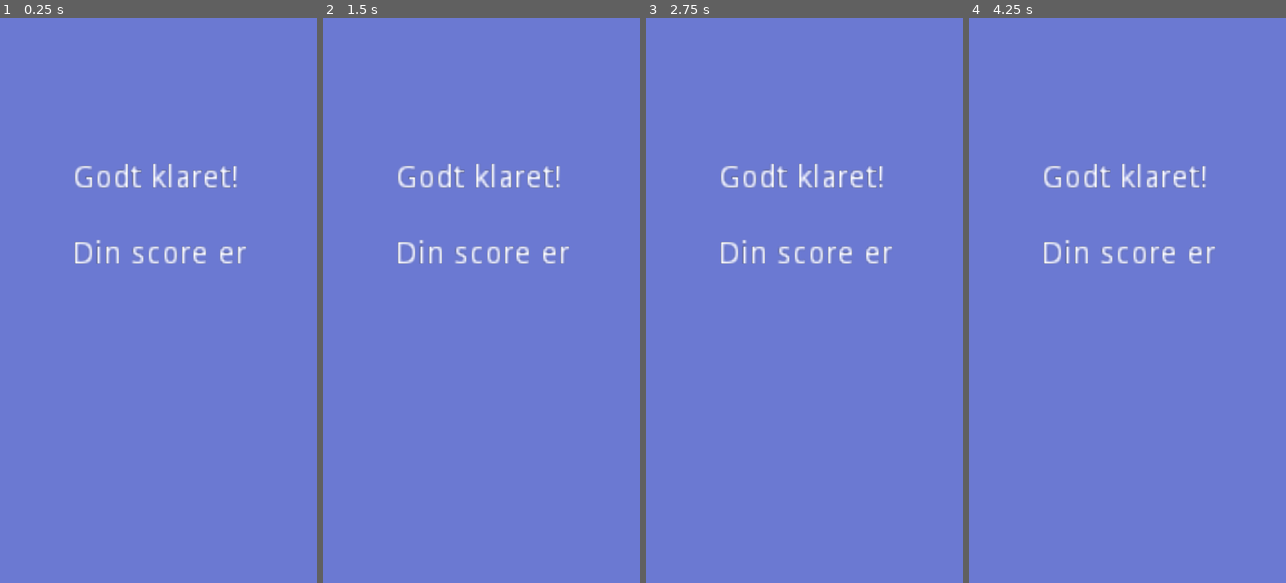
Above: before the commit, frames 1-4 (left to right).
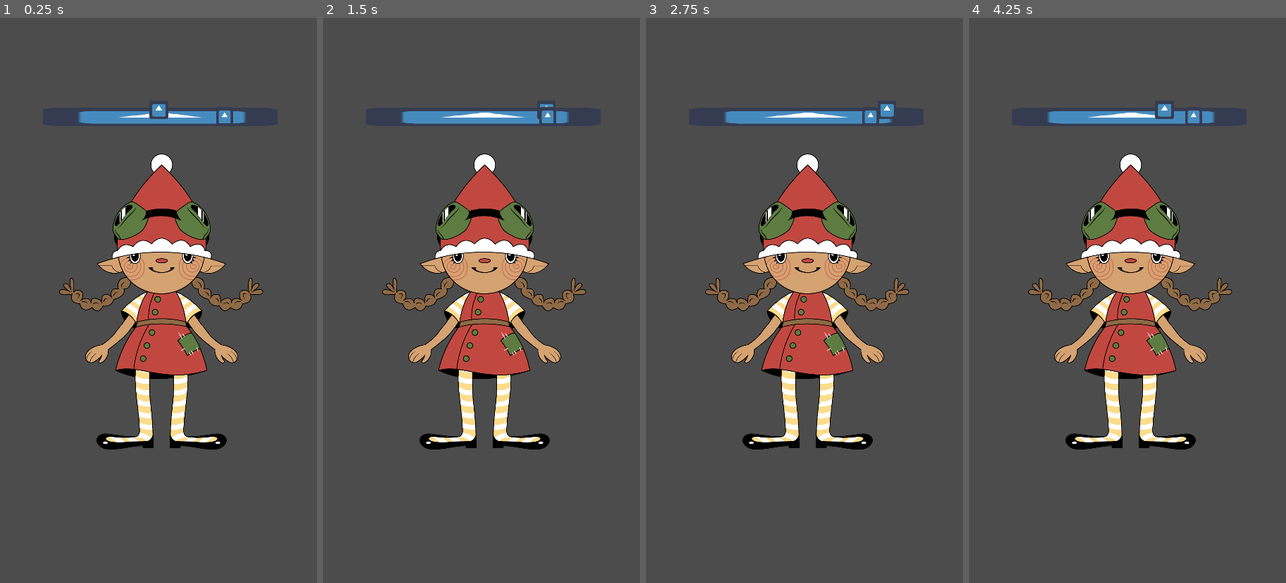
Above: after the commit, the same moments.

Repository: R3moulade/Nissebal-3.0
Game: Godot game, scene res://Main.tscn
The game is run twice, just before and just after one commit, with the same random seed, the same clock (stepped at 60 frames per second) and the same inputs. The engine's default icon, where the game draws it, is replaced by a stand-in: a white triangle on a blue panel in a dark square.
Inputs:
- Up to frame 1 (0.25 s): no input
- Up to frame 2 (1.5 s): tap Enter at 0.5 s; hold Right (move_right) 0.53-1.28 s; hold Left (move_left) from 1.28 s (still down)
- Up to frame 3 (2.75 s): release Left (move_left) at 2.03 s; hold Right (move_right) from 2.03 s (still down)
- Up to frame 4 (4.25 s): tap Space at 3.5 s; release Right (move_right) at 3.53 s; hold Left (move_left) from 3.53 s (still down)

The runs differ from the first frame. In frame 1, 100% of the frame differs, in the area x 0-100%, y 0-100%; in frame 2, 100%; in frame 3, 100%; in frame 4, 100%.
Error after the commit: Invalid set index 'value' (on base: 'TextureProgress') with value of type 'String'. (res://Main.gd:36)

Commit message:
4 maj

Diff:
--- a/Hitbox.gd
+++ b/Hitbox.gd
@@ -1,16 +1,5 @@
 extends Area2D
 class_name Hitbox
 
-
-# Declare member variables here. Examples:
-# var a: int = 2
-# var b: String = "text"
-
-
-# Called when the node enters the scene tree for the first time.
-func _ready() -> void:
-	pass # Replace with function body.
-
-
 func _on_Hitbox_area_entered(area: Area2D) -> void:
 	pass
--- a/Main.gd
+++ b/Main.gd
@@ -4,13 +4,17 @@
 export (PackedScene) var hitbox_scene
 var hitbox_spawn_location
 var score = 0 setget set_score
-onready var timerLabel = $Slider/TimerLabel
-onready var hudContainer = $HUD/HUDContainer
-onready var countdownTimer = $CountdownTimer
-onready var collisionTimer = $CollisionTimer
-onready var endTimer = $End/EndTimer
-onready var hudTimer = $HUD/HUDContainer/Timer
-onready var hudScore = $HUD/HUDContainer/Score
+var highscore = 0 setget set_highscore
+onready var timerLabel := $Slider/TimerLabel
+onready var hudContainer := $HUD/HUDContainer
+onready var countdownTimer := $CountdownTimer
+onready var collisionTimer := $Slider/CollisionTimer
+onready var endTimer := $End/EndTimer
+onready var hudTimer := $HUD/HUDContainer/Timer
+onready var hudScore := $HUD/HUDContainer/Score
+onready var animations := $AnimationPlayer
+var time_now = 0
+var time_start = 0
 
 func _ready():
 	randomize()
@@ -18,32 +22,44 @@
 	timerLabel.hide()
 	hudContainer.hide()
 	self.score = -10
+	$Slider/CollisionProgress.value = 0.0
 
 
 func _process(delta: float) -> void:
-	timerLabel.text = str(int(collisionTimer.time_left + 1))
+	time_now = OS.get_unix_time()
+	var elapsed = time_now - time_start
+	var seconds = elapsed % 60
+	var str_elapsed = "%2.0d" % seconds
+	print("elapsed : ", str_elapsed)
+
 	hudTimer.text = str(int(countdownTimer.time_left))
+	$Slider/CollisionProgress.value = str_elapsed
 
 #func _set(property: String, value) -> bool:
 
 func _on_CollisionTimer_timeout():
-	var hitbox = hitbox_scene.instance()
+	#if the end scene is not playing...
+	#prevents a bug on the animationplayer and continuation of play in the background.
+	if animations.get_current_animation() != "EndScene":
+		var hitbox = hitbox_scene.instance()
 
-	#adds a hitbox at a random spot on the path
-	hitbox_spawn_location.unit_offset = randf()
-	hitbox_spawn_location.add_child(hitbox)
-	hitbox.global_position = hitbox_spawn_location.global_position
+		#adds a hitbox at a random spot on the path
+		hitbox_spawn_location.unit_offset = randf()
+		hitbox_spawn_location.add_child(hitbox)
+		hitbox.global_position = hitbox_spawn_location.global_position
 
-	#updates the score. self accesses the setter method
-	self.score += 10
+		#updates the score. self accesses the setter method
+		self.score += 10
+		#character jumps
+		animations.play("Nansen")
 
-	#Removes the hitbox that was collisioned
-	if hitbox_spawn_location.get_child_count() == 2:
-		hitbox.queue_free()
+		#Removes the hitbox that was collisioned
+		if hitbox_spawn_location.get_child_count() == 2:
+			hitbox.queue_free()
 
 #Fires when the score value is changed
-func set_score(value):
-	score = value
+func set_score(s_value):
+	score = s_value
 	hudScore.set_text(str(score))
 	#Game start
 	if score == 0:
@@ -52,19 +68,35 @@
 		countdownTimer.one_shot = true
 		hudContainer.show()
 
+func set_highscore(hs_value):
+	highscore = hs_value
+
+#when the arrow enters the hitbox, start the timer
 func _on_Hitbox_area_entered(area: Area2D) -> void:
 	collisionTimer.start()
 	timerLabel.show()
+	time_start = OS.get_unix_time()
 
+#when the arrow leaves the hitbox, restart the timer
 func _on_Hitbox_area_exited(area: Area2D) -> void:
 	collisionTimer.stop()
 	timerLabel.hide()
+	time_start = 0
 
+#when the game is over
 func _on_CountdownTimer_timeout() -> void:
 	endTimer.start()
 	endTimer.one_shot = true
+	$End/EndContainer/FinalScore.set_text(str(self.score))
+	animations.play("EndScene")
+	#sets the highscore
+	if self.score > self.highscore:
+		highscore = score
+		$End/EndContainer/Highscore.set_text("Ny highscore! \n" + str(self.highscore))
+	else:
+		$End/EndContainer/Highscore.set_text("Highscore \n" + str(self.highscore))
 
-
+#when the full loop of the game is over
 func _on_EndTimer_timeout() -> void:
 	self.score = -10
 	endTimer.one_shot = false
--- a/Main.tscn
+++ b/Main.tscn
@@ -1,13 +1,94 @@
-[gd_scene load_steps=9 format=2]
+[gd_scene load_steps=12 format=2]
 
 [ext_resource path="res://assets/Layer 2.png" type="Texture" id=1]
 [ext_resource path="res://Arrow.gd" type="Script" id=2]
 [ext_resource path="res://Main.gd" type="Script" id=3]
 [ext_resource path="res://icon.png" type="Texture" id=4]
 [ext_resource path="res://Hitbox.tscn" type="PackedScene" id=5]
+[ext_resource path="res://assets/Progress.png" type="Texture" id=6]
 
 [sub_resource type="Animation" id=4]
 resource_name = "EndScene"
+length = 6.0
+tracks/0/type = "value"
+tracks/0/path = NodePath("End/EndContainer:rect_position")
+tracks/0/interp = 1
+tracks/0/loop_wrap = true
+tracks/0/imported = false
+tracks/0/enabled = true
+tracks/0/keys = {
+"times": PoolRealArray( 0, 0.5, 5.5, 6 ),
+"transitions": PoolRealArray( 1, 1, 1, 1 ),
+"update": 0,
+"values": [ Vector2( 0, -1960 ), Vector2( 0, 0 ), Vector2( 0, 0 ), Vector2( 0, -1960 ) ]
+}
+
+[sub_resource type="Animation" id=6]
+resource_name = "Nansen"
+length = 0.4
+tracks/0/type = "value"
+tracks/0/path = NodePath("Character/Nansen:position")
+tracks/0/interp = 2
+tracks/0/loop_wrap = true
+tracks/0/imported = false
+tracks/0/enabled = true
+tracks/0/keys = {
+"times": PoolRealArray( 0, 0.2, 0.4 ),
+"transitions": PoolRealArray( 1, 1, 1 ),
+"update": 0,
+"values": [ Vector2( 549, 964 ), Vector2( 549, 894 ), Vector2( 549, 964 ) ]
+}
+
+[sub_resource type="Animation" id=5]
+length = 0.001
+tracks/0/type = "value"
+tracks/0/path = NodePath("End/EndContainer:rect_position")
+tracks/0/interp = 1
+tracks/0/loop_wrap = true
+tracks/0/imported = false
+tracks/0/enabled = true
+tracks/0/keys = {
+"times": PoolRealArray( 0 ),
+"transitions": PoolRealArray( 1 ),
+"update": 0,
+"values": [ Vector2( 0, -1960 ) ]
+}
+tracks/1/type = "value"
+tracks/1/path = NodePath("End/EndContainer:rect_rotation")
+tracks/1/interp = 1
+tracks/1/loop_wrap = true
+tracks/1/imported = false
+tracks/1/enabled = true
+tracks/1/keys = {
+"times": PoolRealArray( 0 ),
+"transitions": PoolRealArray( 1 ),
+"update": 0,
+"values": [ 0.0 ]
+}
+tracks/2/type = "value"
+tracks/2/path = NodePath("Character/Nansen:position")
+tracks/2/interp = 1
+tracks/2/loop_wrap = true
+tracks/2/imported = false
+tracks/2/enabled = true
+tracks/2/keys = {
+"times": PoolRealArray( 0 ),
+"transitions": PoolRealArray( 1 ),
+"update": 0,
+"values": [ Vector2( 549, 964 ) ]
+}
+tracks/3/type = "value"
+tracks/3/path = NodePath("Character/Nansen:rotation_degrees")
+tracks/3/interp = 1
+tracks/3/loop_wrap = true
+tracks/3/imported = false
+tracks/3/enabled = true
+tracks/3/keys = {
+"times": PoolRealArray( 0 ),
+"transitions": PoolRealArray( 1 ),
+"update": 0,
+"values": [ 0.0 ]
+}
 
 [sub_resource type="RectangleShape2D" id=2]
 extents = Vector2( 29, 29 )
@@ -31,13 +112,15 @@
 
 [node name="Character" type="Node2D" parent="."]
 
-[node name="Sprite" type="Sprite" parent="Character"]
+[node name="Nansen" type="Sprite" parent="Character"]
 position = Vector2( 549, 964 )
 scale = Vector2( 0.751495, 0.751495 )
 texture = ExtResource( 1 )
 
 [node name="AnimationPlayer" type="AnimationPlayer" parent="."]
 anims/EndScene = SubResource( 4 )
+anims/Nansen = SubResource( 6 )
+anims/RESET = SubResource( 5 )
 
 [node name="Slider" type="Node2D" parent="."]
 
@@ -77,21 +160,30 @@
 margin_bottom = 215.0
 rect_scale = Vector2( 5.08, 5.08 )
 
-[node name="CollisionTimer" type="Timer" parent="."]
+[node name="CollisionTimer" type="Timer" parent="Slider"]
 wait_time = 3.0
 
+[node name="CollisionProgress" type="TextureProgress" parent="Slider"]
+margin_left = 465.437
+margin_top = 82.6205
+margin_right = 637.437
+margin_bottom = 254.62
+max_value = 3.0
+texture_progress = ExtResource( 6 )
+fill_mode = 4
+
 [node name="CountdownTimer" type="Timer" parent="."]
-wait_time = 10.0
+wait_time = 20.0
 
 [node name="HUD" type="Node" parent="."]
 
 [node name="HUDContainer" type="TextureRect" parent="HUD"]
 
 [node name="Score" type="Label" parent="HUD/HUDContainer"]
-margin_left = 118.0
-margin_top = 1685.0
-margin_right = 158.0
-margin_bottom = 1699.0
+margin_left = 201.058
+margin_top = 1709.0
+margin_right = 241.058
+margin_bottom = 1723.0
 rect_scale = Vector2( 6, 6 )
 text = "score"
 
@@ -106,10 +198,12 @@
 [node name="End" type="Node" parent="."]
 
 [node name="EndTimer" type="Timer" parent="End"]
-wait_time = 5.0
+wait_time = 6.0
 one_shot = true
 
 [node name="EndContainer" type="TextureRect" parent="End"]
+margin_top = -1960.0
+margin_bottom = -1960.0
 
 [node name="ColorRect" type="ColorRect" parent="End/EndContainer"]
 margin_right = 1080.0
@@ -118,27 +212,45 @@
 
 [node name="Godt klaret" type="Label" parent="End/EndContainer"]
 margin_left = 247.0
-margin_top = 494.0
+margin_top = 445.0
 margin_right = 325.0
-margin_bottom = 542.0
-rect_scale = Vector2( 7.6, 7.6 )
+margin_bottom = 561.0
+rect_scale = Vector2( 7, 7 )
 text = "Godt klaret!
 
 Din score er"
+align = 1
 
 [node name="TextureRect" type="TextureRect" parent="End/EndContainer"]
 margin_right = 1080.0
 margin_bottom = 1920.0
 
 [node name="FinalScore" type="Label" parent="End/EndContainer"]
-margin_left = 308.0
-margin_top = 879.0
-margin_right = 348.0
-margin_bottom = 893.0
-rect_scale = Vector2( 10.92, 10.92 )
+margin_left = 358.0
+margin_top = 875.615
+margin_right = 398.0
+margin_bottom = 889.615
+rect_scale = Vector2( 7, 7 )
+text = "Score"
+
+[node name="Highscore" type="Label" parent="End/EndContainer"]
+margin_left = 288.462
+margin_top = 1152.38
+margin_right = 352.462
+margin_bottom = 1166.38
+rect_scale = Vector2( 7, 7 )
+text = "Highscore"
+align = 1
+
+[node name="EndTimer" type="Label" parent="End/EndContainer"]
+margin_left = 573.0
+margin_top = 62.532
+margin_right = 613.0
+margin_bottom = 76.532
+rect_scale = Vector2( 10, 10 )
 
 [connection signal="area_entered" from="Slider/HitboxPath/HitboxSpawnLocation/Hitbox" to="." method="_on_Hitbox_area_entered"]
 [connection signal="area_exited" from="Slider/HitboxPath/HitboxSpawnLocation/Hitbox" to="." method="_on_Hitbox_area_exited"]
-[connection signal="timeout" from="CollisionTimer" to="." method="_on_CollisionTimer_timeout"]
+[connection signal="timeout" from="Slider/CollisionTimer" to="." method="_on_CollisionTimer_timeout"]
 [connection signal="timeout" from="CountdownTimer" to="." method="_on_CountdownTimer_timeout"]
 [connection signal="timeout" from="End/EndTimer" to="." method="_on_EndTimer_timeout"]
Binary file added: assets/Arrow.png
Not shown, added: assets/Arrow.png.import
Binary file added: assets/Progress.png
Not shown, added: assets/Progress.png.import
